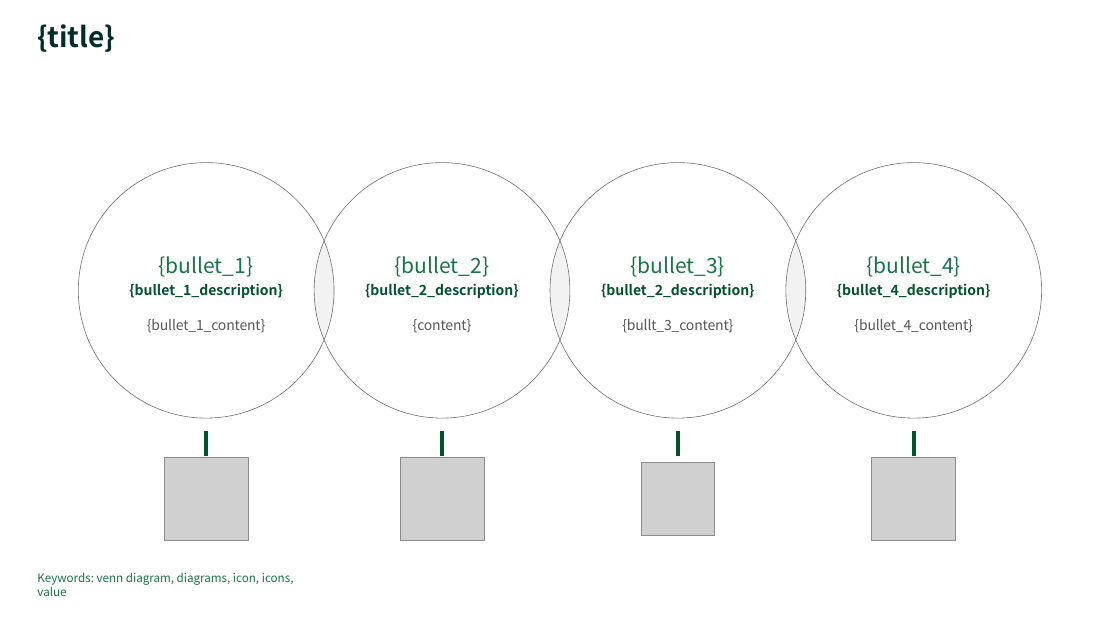
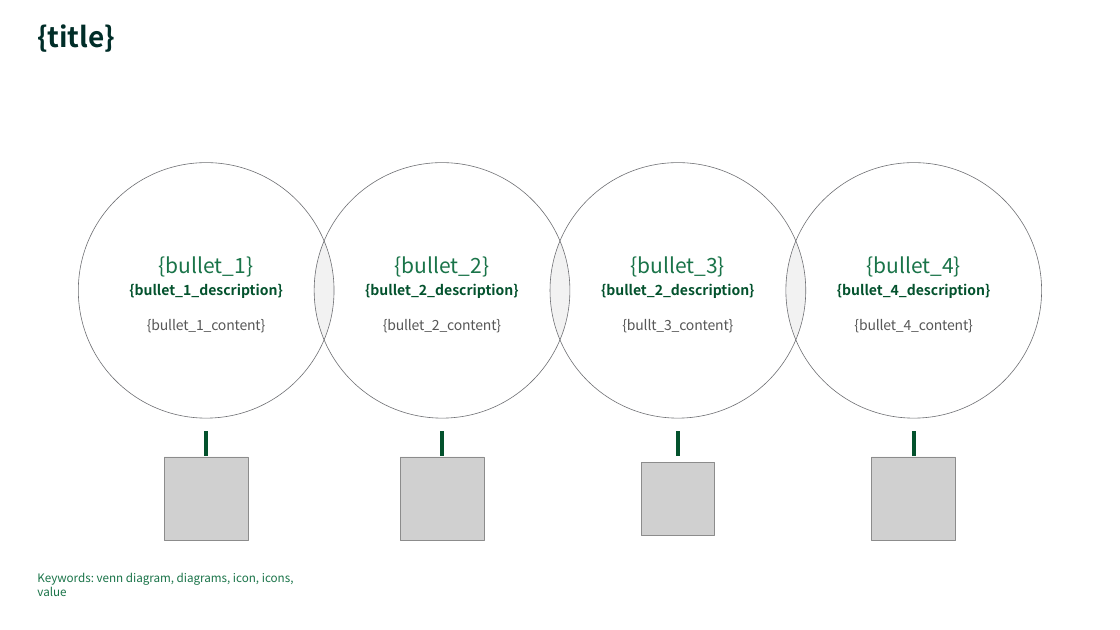
Before and after one commit to set718/PPT-Agent, a slide deck: slide 1 of templates/ppt_template/split_presentations_49.pptx. Drawn at 1120x630 pixels with LibreOffice and Linux fonts; fonts in the diff are those of the drawing; grey boxes stand for pictures. Boxes give left, top, right and bottom in pixels: in the first picture for what was removed or moved away, otherwise in the second. Text is boxed around its words. In the diff, an @@ line names an element or a change of style, - is before the commit and + after.

```diff
--- a/templates/ppt_template/split_presentations_49.pptx
+++ b/templates/ppt_template/split_presentations_49.pptx
@@ text at (383,319,501,333): text changed @@
-{content}
+{bullet_2_content}
```
Also in this commit, not shown: 8 other files.
